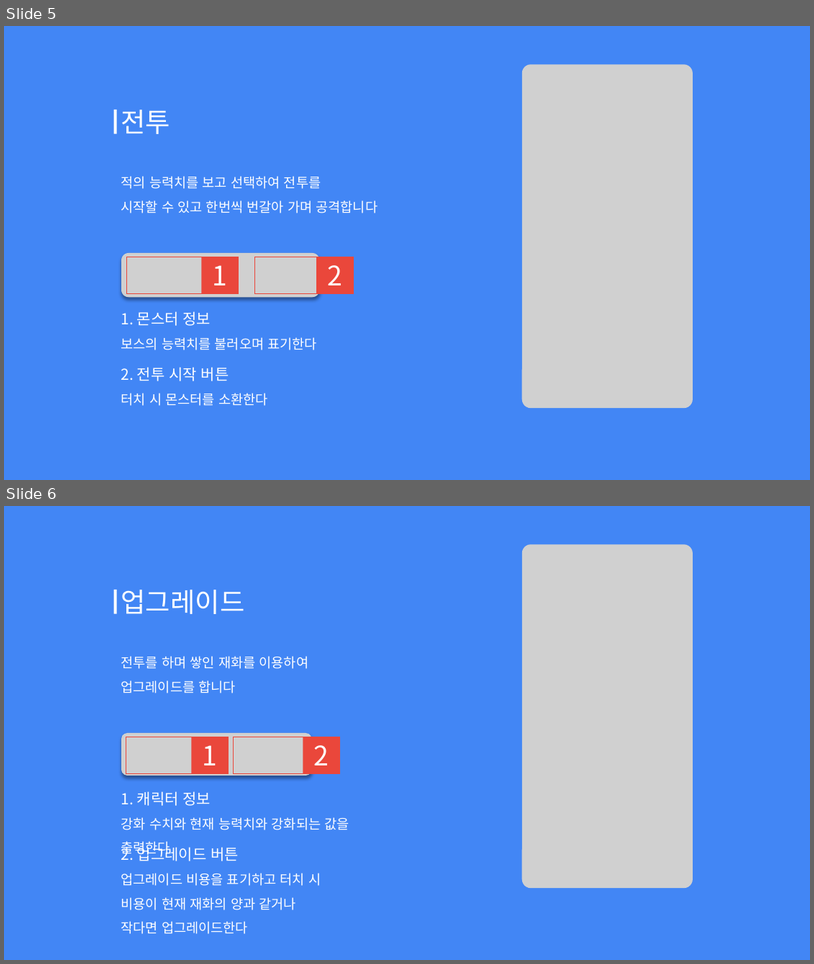
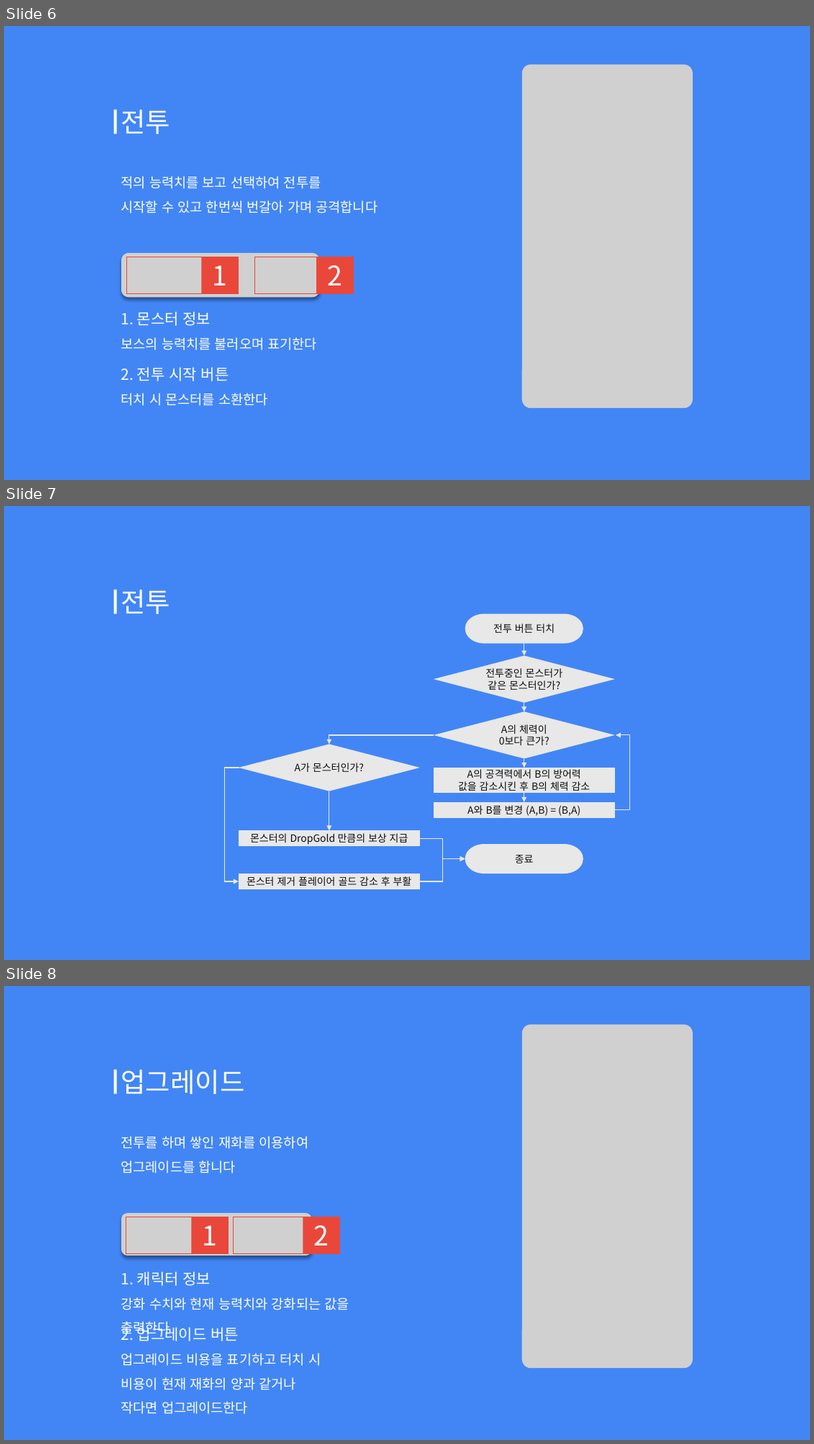
Before and after one commit to Hoyeom/CS-ClickerGame, a slide deck: Documents/TabHero.pptx. Shown one above the other, each under a label of ours: slides 5 and 6 before the commit, slides 6, 7 and 8 after it. The pictures are 814x964 and 814x1444 pixels, drawn with LibreOffice and Linux fonts; fonts in the diff are those of the drawing; grey boxes stand for pictures. Boxes give left, top, right and bottom in pixels: in the first picture for what was removed or moved away, otherwise in the second. Text is boxed around its words. In the diff, an @@ line names an element or a change of style, - is before the commit and + after.

```diff
--- a/Documents/TabHero.pptx
+++ b/Documents/TabHero.pptx
@@ slide 7 added at [4,506,810,960], background #4286F5 @@
@@ rectangle added at [114,590,117,614], fill #FFFFFF @@
@@ text added at [121,590,171,614], 32 pt, text #FFFFFF @@
+전투
@@ pill shape added at [466,614,584,644], fill #E8E8E8, 12 pt, text #0D0D0D @@
+전투 버튼 터치
@@ diamond added at [434,656,615,703], fill #E8E8E8, 12 pt, text #0D0D0D @@
+전투중인 몬스터가
+같은 몬스터인가?
@@ arrow added from (525, 644) to (525, 656), #E8E8E8 1 pt @@
@@ diamond added at [434,712,615,759], fill #E8E8E8, 12 pt, text #0D0D0D @@
+A의 체력이
+0보다 큰가?
@@ arrow added from (525, 703) to (525, 712), #E8E8E8 1 pt @@
@@ elbow arrow added from (434, 735) to (329, 744), #E8E8E8 1 pt @@
@@ elbow arrow added from (615, 810) to (616, 735), #E8E8E8 1 pt @@
@@ diamond added at [239,744,420,791], fill #E8E8E8, 12 pt, text #0D0D0D @@
+A가 몬스터인가?
@@ arrow added from (525, 758) to (525, 767), #E8E8E8 1 pt @@
@@ elbow arrow added from (239, 767) to (239, 881), #E8E8E8 1 pt @@
@@ rectangle added at [434,767,615,793], fill #E8E8E8, 12 pt, text #0D0D0D @@
+A의 공격력에서 B의 방어력
+값을 감소시킨 후 B의 체력 감소
@@ arrow added from (329, 791) to (329, 830), #E8E8E8 1 pt @@
@@ rectangle added at [434,802,615,818], fill #E8E8E8, 12 pt, text #0D0D0D @@
+A와 B를 변경 (A,B) = (B,A)
@@ arrow added from (525, 793) to (525, 802), #E8E8E8 1 pt @@
@@ rectangle added at [239,830,420,846], fill #E8E8E8, 12 pt, text #0D0D0D @@
+몬스터의 DropGold 만큼의 보상 지급
@@ elbow arrow added from (420, 838) to (466, 859), #E8E8E8 1 pt @@
@@ pill shape added at [466,844,584,873], fill #E8E8E8, 12 pt, text #0D0D0D @@
+종료
@@ elbow arrow added from (420, 881) to (466, 859), #E8E8E8 1 pt @@
@@ rectangle added at [239,873,420,889], fill #E8E8E8, 12 pt, text #0D0D0D @@
+몬스터 제거 플레이어 골드 감소 후 부활
@@ what was slide 5 is now slide 6 @@
@@ what was slide 6 is now slide 8 @@
```
Also in this commit, not shown: 1 other slide added.
